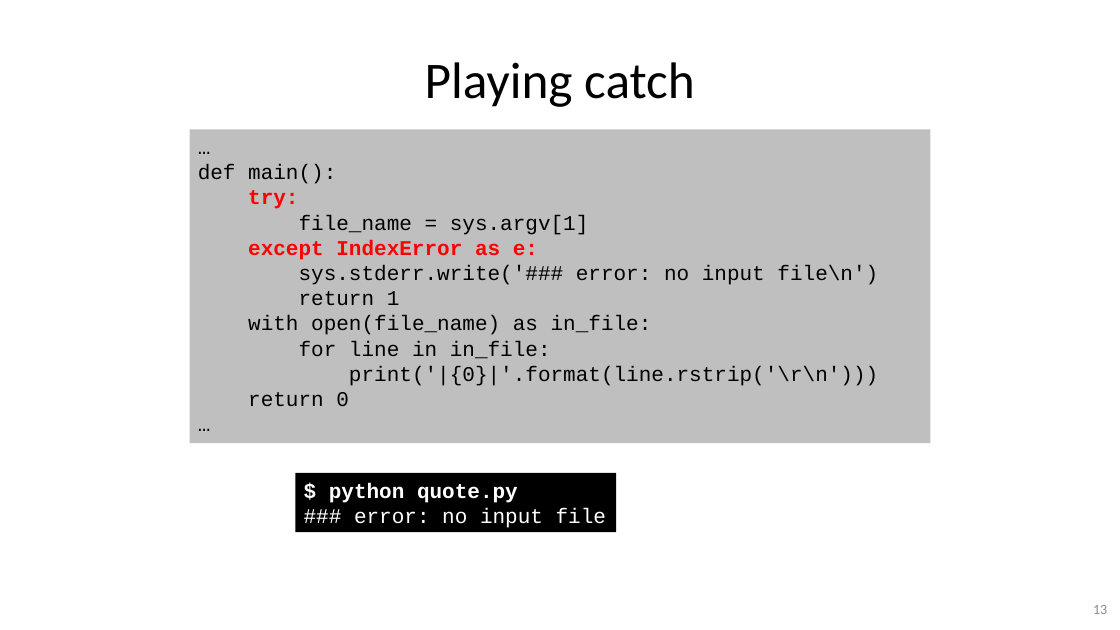
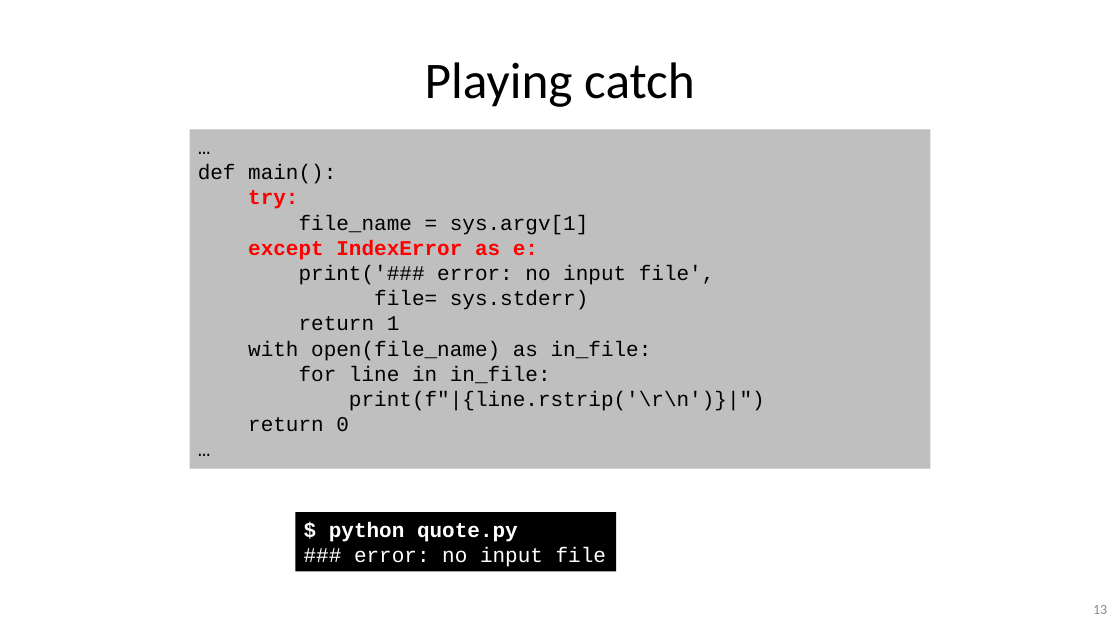
Before and after one commit to gjbex/Python-software-engineering, a slide deck: slide 13 of python_software_engineering.pptx. Drawn at 1120x630 pixels with LibreOffice and Linux fonts; fonts in the diff are those of the drawing. Boxes give left, top, right and bottom in pixels: in the first picture for what was removed or moved away, otherwise in the second. Text is boxed around its words. In the diff, an @@ line names an element or a change of style, - is before the commit and + after.

Commit message:
Fix typos

```diff
--- a/python_software_engineering.pptx
+++ b/python_software_engineering.pptx
@@ rectangle "…": place and size @@
-rectangle "…" at (190, 129, 931, 444)
+rectangle "…" at (190, 129, 931, 469)
@@ text in rectangle at (299, 265, 715, 310): text changed @@
-sys.stderr.write('### error: no input file\n')
+print('### error: no input file',
+file= sys.stderr)
@@ text in rectangle at (349, 391, 765, 411): text changed @@
-print('|{0}|'.format(line.rstrip('\r\n')))
+print(f"|{line.rstrip('\r\n')}|")
@@ rectangle "$ python quote.py ### error: ...": place and size @@
-rectangle "$ python quote.py ### error: ..." at (296, 473, 617, 533)
+rectangle "$ python quote.py ### error: ..." at (296, 513, 617, 572)
```
Also in this commit, not shown: 9 other slides changed, 2 slides removed.
